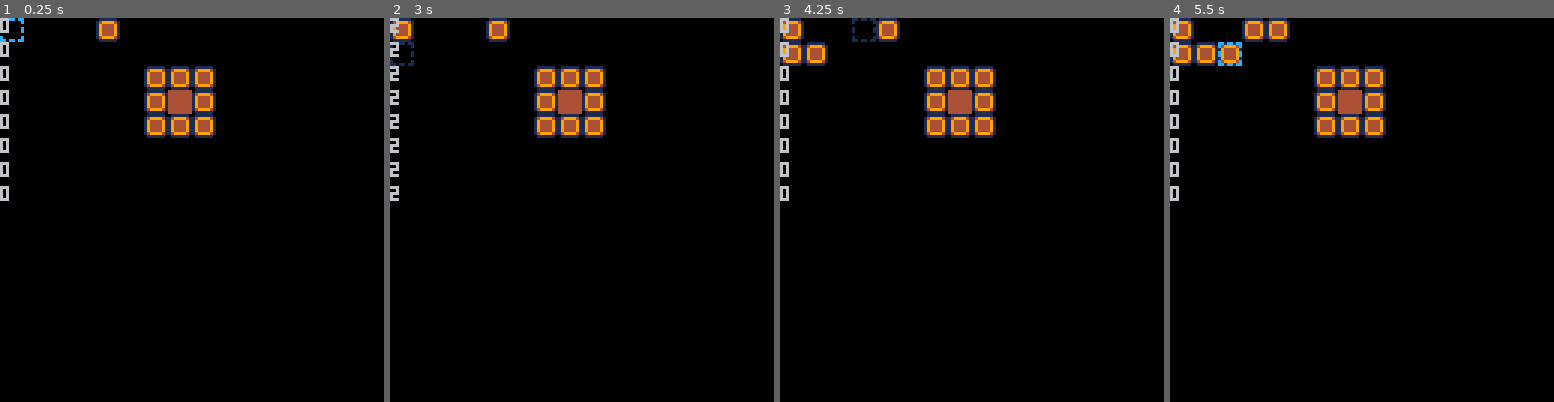
Above: before the commit, frames 1-4 (left to right).
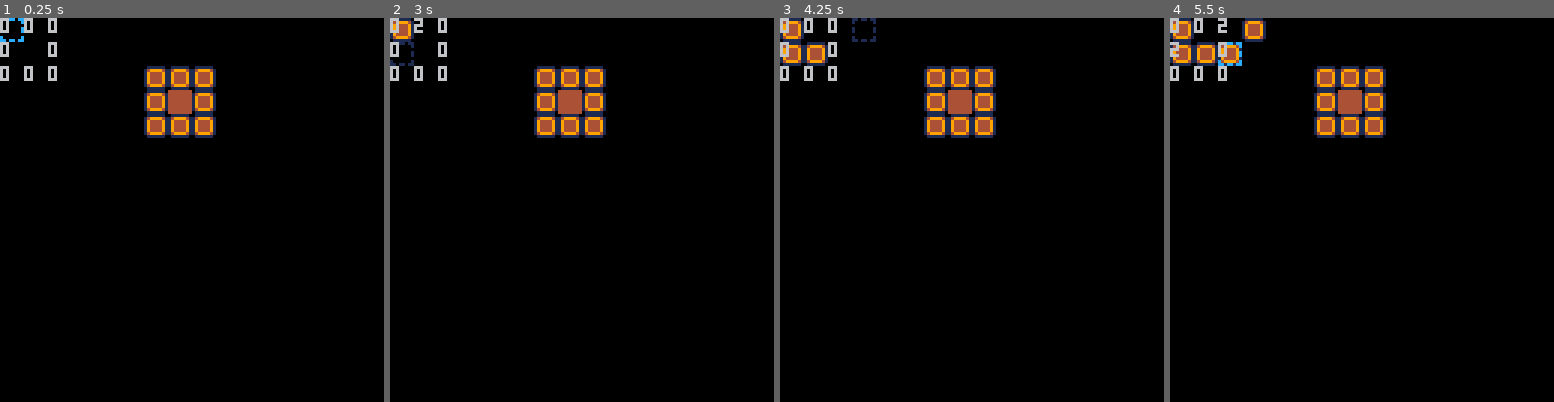
Above: after the commit, the same moments.

Repository: GerrZa/pico8-repo
Game: PICO-8 cartridge customtilegame.p8
Two runs of this game, one before a commit and one after it. Both use one fixed random seed, a clock stepped at 60 frames per second and the inputs below.
Inputs:
- Up to frame 1 (0.25 s): no input
- Up to frame 2 (3 s): tap X (X key) at 1.07, 2.07, 2.4, 2.73 s; hold Left 1.97-2.37 s; hold Down 2.42-2.82 s; hold Right from 2.87 s (still down)
- Up to frame 3 (4.25 s): tap X (X key) every 0.33 s from 3.07 to 4.07 s; release Right at 3.53 s; hold Up 3.58-4.08 s; hold Right from 4.13 s (still down)
- Up to frame 4 (5.5 s): tap X (X key) every 0.33 s from 4.4 to 5.4 s; release Right at 4.53 s; hold Down 4.58-5.08 s; hold Left from 5.13 s (still down)

The runs differ from the first frame. In frame 1, 1.1% of the frame differs, in the area x 0-32%, y 0-48%; in frame 2, 1.1%; in frame 3, 1.1%; in frame 4, 1.1%.

Commit message:
Update customtilegame.p8

Diff:
--- a/customtilegame.p8
+++ b/customtilegame.p8
@@ -44,23 +44,16 @@
 				local tul=sgn(mget(tx-1,ty-1)-1)+1
 				local tdr=sgn(mget(tx+1,ty+1)-1)+1
 				local tdl=sgn(mget(tx-1,ty+1)-1)+1
-				--tu+tur+tul+tr+tl+td+tdr+tdl
-				if tu+tur+tul+tr+tl+td+tdr+tdl==16 then--5 empty
-					mset(tx,ty,42)
-				elseif tu+tur+tul+tr+tl+td+tdr+tdl==14then
-					if	tur==0 then mset(tx,ty,23)
-					elseif tul==0 then mset(tx,ty,22)
-					elseif tdr==0 then mset(tx,ty,38)
-					elseif tdl==0 then mset(tx,ty,39)
-					elseif tl==0 then mset(tx,ty,25)
-					elseif tr==0 then mset(tx,ty,44)
-					elseif td==0 then mset(tx,ty,58)
-					elseif tu==0 then mset(tx,ty,11) end
-				elseif tu+tur+tul+tr+tl+td+tdr+tdl==12then
-					if tu==td==0 then mset(tx,ty,51)
-					elseif tr==tl==0 then mset(tx,ty,17)end
-
-				end
+				local tt={tu,td,tr,tl,tur,tul,tdr,tdl}
+				if checkt(tt,{2,2,2,2,2,2,2,2,2}) then mset(tx,ty,42) end
+				if checkt(tt,{2,2,2,2,2,2,2,2,2}) then mset(tx,ty,42) end
+				if checkt(tt,{2,2,2,2,2,2,2,2,2}) then mset(tx,ty,42) end
+				if checkt(tt,{2,2,2,2,2,2,2,2,2}) then mset(tx,ty,42) end
+				if checkt(tt,{2,2,2,2,2,2,2,2,2}) then mset(tx,ty,42) end
+				if checkt(tt,{2,2,2,2,2,2,2,2,2}) then mset(tx,ty,42) end
+				if checkt(tt,{2,2,2,2,2,2,2,2,2}) then mset(tx,ty,42) end
+				if checkt(tt,{2,2,2,2,2,2,2,2,2}) then mset(tx,ty,42) end
+				if checkt(tt,{2,2,2,2,2,2,2,2,2}) then mset(tx,ty,42) end
 			end
 		end
 	end
@@ -79,14 +72,59 @@
 	local tul=sgn(mget(tx-1,ty-1)-1)+1
 	local tdr=sgn(mget(tx+1,ty+1)-1)+1
 	local tdl=sgn(mget(tx-1,ty+1)-1)+1
-	print(tu,0,0)
-	print(tu,0,8)
-	print(tu,0,16)
-	print(tu,0,24)
-	print(tu,0,32)
-	print(tu,0,40)
-	print(tu,0,48)
-	print(tu,0,56)
+	print(tu,8,0)
+	print(td,8,16)
+	print(tr,16,8)
+	print(tl,0,8)
+	print(tur,16,0)
+	print(tul,0,0)
+	print(tdr,16,16)
+	print(tdl,0,16)
+end
+-->8
+--				if tu+tur+tul+tr+tl+td+tdr+tdl==16 then--0 emp
+--					mset(tx,ty,42)
+--				elseif tu+tur+tul+tr+tl+td+tdr+tdl==14then--1 emp
+--					if	tur==0 then mset(tx,ty,23)
+--					elseif tul==0 then mset(tx,ty,22)
+--					elseif tdr==0 then mset(tx,ty,39)
+--					elseif tdl==0 then mset(tx,ty,38)
+--					elseif tl==0 then mset(tx,ty,25)
+--					elseif tr==0 then mset(tx,ty,44)
+--					elseif td==0 then mset(tx,ty,58)
+--					elseif tu==0 then mset(tx,ty,11) end
+--				elseif tu+tur+tul+tr+tl+td+tdr+tdl==12then--2 emp
+--					if tu+td==0 then mset(tx,ty,51)
+--					elseif tr+tl==0 then mset(tx,ty,17)
+--					elseif tur+tul==0 then mset(tx,ty,10)
+--					elseif tdr+tdl==0 then mset(tx,ty,59)
+--					elseif tdr+tul==0 then mset(tx,ty,28)
+--					elseif tur+tdl==0 then mset(tx,ty,41)
+--					else
+--					if tu+tl==0 and tul!=0 then mset(tx,ty,9)
+--					elseif tu+tr==0 and tur!=0 then mset(tx,ty,12)
+--					elseif tr+td==0 and tdr!=0 then mset(tx,ty,60)
+--					elseif td+tl==0 and tdl!=0 then mset(tx,ty,57)
+--					elseif tl==0 then mset(tx,ty,25)
+--					elseif tr==0 then mset(tx,ty,44)
+--					elseif td==0 then mset(tx,ty,58)
+--					elseif tu==0 then mset(tx,ty,11) end
+--					end
+--				elseif tu+tur+tul+tr+tl+td+tdr+tdl==10 then--3 emp
+--					if tu+tul+tl==0 then mset(tx,ty,9)
+--					elseif tu+tur+tr==0 then mset(tx,ty,12)
+--					elseif td+tdl+tl==0 then mset(tx,ty,57)
+--					elseif td+tdr+tr==0 then mset(tx,ty,60) end
+--				end
+-->8
+--uti
+function checkt(t1,t2)
+	for i,t in ipairs(t1) do
+		if t1[i]!=t2[i] then
+			return false
+		end
+	end
+	return true
 end
 __gfx__
 00000000011111100111111111111111111111104444449111111111111111111944444401111111194444911111111111111110000000000000000000000000
@@ -252,7 +290,7 @@
 
 
 __map__
-0000000031000000000000000000000000000000000000000000000000000000000000000000000000000000000000000000000000000000000000000000000000000000000000000000000000000000000000000000000000000000000000000000000000000000000000000000000000000000000000000000000000000000
+0000000000000000000000000000000000000000000000000000000000000000000000000000000000000000000000000000000000000000000000000000000000000000000000000000000000000000000000000000000000000000000000000000000000000000000000000000000000000000000000000000000000000000
 0000000000000000000000000000000000000000000000000000000000000000000000000000000000000000000000000000000000000000000000000000000000000000000000000000000000000000000000000000000000000000000000000000000000000000000000000000000000000000000000000000000000000000
 0000000000003131310000000000000000000000000000000000000000000000000000000000000000000000000000000000000000000000000000000000000000000000000000000000000000000000000000000000000000000000000000000000000000000000000000000000000000000000000000000000000000000000
 0000000000003131310000000000000000000000000000000000000000000000000000000000000000000000000000000000000000000000000000000000000000000000000000000000000000000000000000000000000000000000000000000000000000000000000000000000000000000000000000000000000000000000
